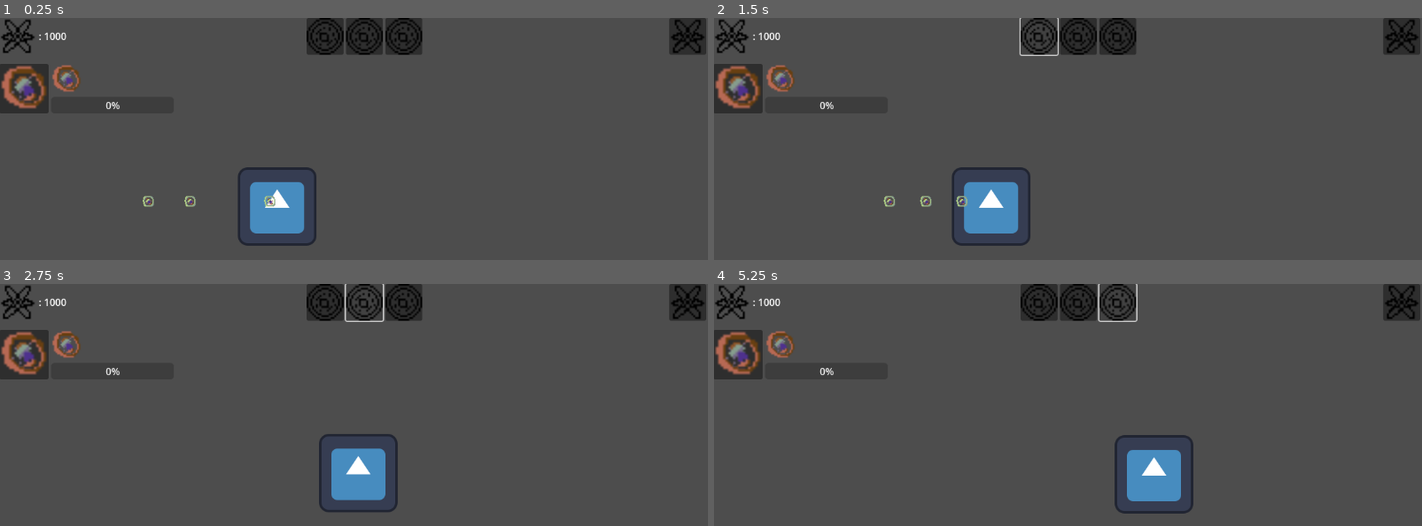
Above: before the commit, frames 1-4 (two rows, left to right).
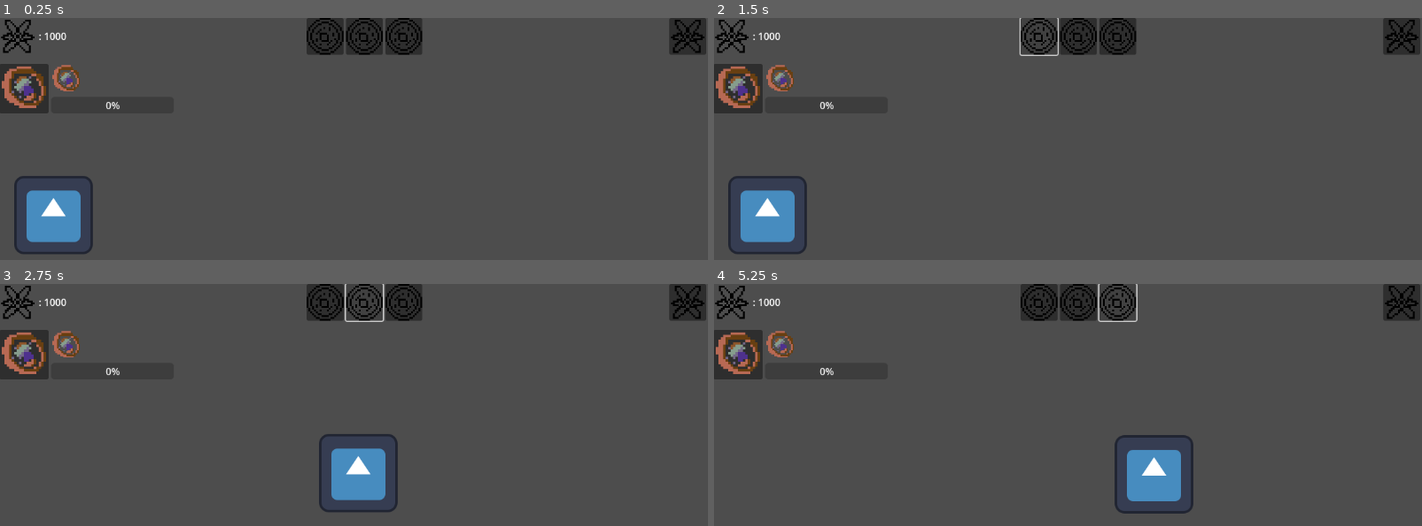
Above: after the commit, the same moments.

Repository: MSILycanthropy/age_of_spore
Game: Godot game, scene res://scenes/base.tscn
The game is run twice, just before and just after one commit, with the same random seed, the same clock (stepped at 60 frames per second) and the same inputs. The engine's default icon, where the game draws it, is replaced by a stand-in: a white triangle on a blue panel in a dark square.
Inputs (mouse positions are in pixels of both pictures, inside the frame that each line leads up to):
- Up to frame 1 (0.25 s): no input
- Up to frame 2 (1.5 s): click (1400, 37) at 0.5 s; click (1039, 37) at 1.25 s
- Up to frame 3 (2.75 s): click (361, 303) at 2 s
- Up to frame 4 (5.25 s): click (1117, 303) at 2.75 s; click (1039, 303) at 3.5 s; click (1075, 303) at 4.25 s; click (1117, 303) at 5 s

The runs differ from the first frame. In frame 1, 4.6% of the frame differs, in the area x 0-58%, y 0-98%; in frame 2, 4.7%; in frame 3, 0.3%; in frame 4, 0.4%.

Commit message:
Added  bus
Created signal bus for global signals, removed unit scene, and set up the menu button do do *something*

Diff:
--- a/project.godot
+++ b/project.godot
@@ -15,6 +15,10 @@
 config/features=PackedStringArray("4.3", "Forward Plus")
 config/icon="res://icon.svg"
 
+[autoload]
+
+SignalBus="*res://scripts/signal_bus.gd"
+
 [input]
 
 zoom_in={
@@ -29,3 +33,7 @@
 , Object(InputEventJoypadButton,"resource_local_to_scene":false,"resource_name":"","device":-1,"button_index":12,"pressure":0.0,"pressed":true,"script":null)
 ]
 }
+
+[rendering]
+
+textures/canvas_textures/default_texture_filter=0
--- a/scenes/base.tscn
+++ b/scenes/base.tscn
@@ -1,10 +1,11 @@
-[gd_scene load_steps=6 format=3 uid="uid://qu1b5c5cm0bl"]
+[gd_scene load_steps=7 format=3 uid="uid://qu1b5c5cm0bl"]
 
 [ext_resource type="Texture2D" uid="uid://b3yxv5uffusly" path="res://icon.svg" id="1_lchni"]
 [ext_resource type="Script" path="res://scripts/game_manager.gd" id="1_m85jm"]
 [ext_resource type="PackedScene" uid="uid://cqiyktylirss2" path="res://scenes/stageUi.tscn" id="3_mj5ff"]
-[ext_resource type="PackedScene" path="res://scenes/soldier.tscn" id="3_wcsnk"]
+[ext_resource type="PackedScene" uid="uid://igodleuf1hyi" path="res://scenes/soldier.tscn" id="3_wcsnk"]
 [ext_resource type="PackedScene" uid="uid://b2ox8nbqsb536" path="res://scenes/baseUi.tscn" id="4_w0pqh"]
+[ext_resource type="PackedScene" uid="uid://cnaw1n6f6g8p3" path="res://scenes/nexus.tscn" id="5_tuqj6"]
 
 [node name="Base" type="Node2D" node_paths=PackedStringArray("cell_stage", "human_stage", "space_stage")]
 script = ExtResource("1_m85jm")
@@ -19,24 +20,9 @@
 
 [node name="CellStage" type="Node2D" parent="."]
 
-[node name="Sprite2D" type="Sprite2D" parent="CellStage"]
-position = Vector2(451, 308)
-texture = ExtResource("1_lchni")
-
 [node name="CellStageUI" parent="CellStage" instance=ExtResource("3_mj5ff")]
 
-[node name="soldier" parent="CellStage" instance=ExtResource("3_wcsnk")]
-position = Vector2(300, 300)
-id = 1
-
-[node name="soldier2" parent="CellStage" instance=ExtResource("3_wcsnk")]
-position = Vector2(448, 300)
-isEnemy = true
-id = 2
-
-[node name="soldier3" parent="CellStage" instance=ExtResource("3_wcsnk")]
-position = Vector2(232, 300)
-id = 3
+[node name="Nexus" parent="CellStage" instance=ExtResource("5_tuqj6")]
 
 [node name="HumanStage" type="Node2D" parent="."]
 
@@ -56,12 +42,7 @@
 
 [node name="SpaceStageUI" parent="SpaceStage" instance=ExtResource("3_mj5ff")]
 
-[node name="PlayerSoldierSpawnLocation" type="Marker2D" parent="."]
-position = Vector2(128, 320)
-
 [node name="EnemySpawnLocation" type="Marker2D" parent="."]
 position = Vector2(1024, 320)
 
 [connection signal="change_stage" from="BaseUI" to="." method="_on_base_ui_change_stage"]
-[connection signal="contact" from="CellStage/soldier" to="." method="_on_soldier_contact"]
-[connection signal="contact" from="CellStage/soldier2" to="." method="_on_soldier_contact"]
--- a/scenes/baseUi.tscn
+++ b/scenes/baseUi.tscn
@@ -87,3 +87,4 @@
 [connection signal="pressed" from="Stages/CellButton" to="." method="_on_cell_button_pressed"]
 [connection signal="pressed" from="Stages/HumanButton" to="." method="_on_human_button_pressed"]
 [connection signal="pressed" from="Stages/PlanetButton" to="." method="_on_planet_button_pressed"]
+[connection signal="pressed" from="MenuButton" to="." method="_on_menu_button_pressed"]
--- a/scenes/main.tscn
+++ b/scenes/main.tscn
@@ -1,11 +1,7 @@
-[gd_scene load_steps=3 format=3 uid="uid://b7mgr46jefaqa"]
+[gd_scene load_steps=2 format=3 uid="uid://b7mgr46jefaqa"]
 
 [ext_resource type="PackedScene" uid="uid://qu1b5c5cm0bl" path="res://scenes/base.tscn" id="1_4devy"]
-[ext_resource type="PackedScene" uid="uid://bxhmg0w7ym4ds" path="res://scenes/unit.tscn" id="2_bwm6p"]
 
 [node name="Main" type="Node"]
 
 [node name="Base" parent="." instance=ExtResource("1_4devy")]
-
-[node name="Unit" parent="." instance=ExtResource("2_bwm6p")]
-position = Vector2(100, 100)
--- /dev/null
+++ b/scenes/nexus.tscn
@@ -0,0 +1,14 @@
+[gd_scene load_steps=3 format=3 uid="uid://cnaw1n6f6g8p3"]
+
+[ext_resource type="Script" path="res://scripts/nexus.gd" id="1_jilt7"]
+[ext_resource type="Texture2D" uid="uid://b3yxv5uffusly" path="res://icon.svg" id="2_tq0j3"]
+
+[node name="Nexus" type="Node2D"]
+position = Vector2(87, 322)
+script = ExtResource("1_jilt7")
+
+[node name="Sprite2D" type="Sprite2D" parent="."]
+texture = ExtResource("2_tq0j3")
+
+[node name="PlayerSoldierSpawnLocation" type="Marker2D" parent="."]
+position = Vector2(100.795, 0)
--- a/scenes/unit.tscn
+++ /dev/null
@@ -1,10 +0,0 @@
-[gd_scene load_steps=2 format=3 uid="uid://bxhmg0w7ym4ds"]
-
-[ext_resource type="Script" path="res://scripts/unit.gd" id="1_355l0"]
-
-[node name="Unit" type="RigidBody2D"]
-position = Vector2(642, 347)
-collision_mask = 0
-gravity_scale = 0.0
-script = ExtResource("1_355l0")
-metadata/_edit_group_ = true
--- a/scripts/base_ui.gd
+++ b/scripts/base_ui.gd
@@ -15,3 +15,8 @@
 
 func _on_planet_button_pressed() -> void:
 	emit_signal("change_stage", "planet")
+
+
+
+func _on_menu_button_pressed() -> void:
+	SignalBus.emit_signal("spawn_guy")
--- /dev/null
+++ b/scripts/nexus.gd
@@ -0,0 +1,7 @@
+extends Node2D
+
+func _init():
+	SignalBus.connect("spawn_guy", _on_menu_button_pressed)
+
+func _on_menu_button_pressed():
+	print("SPAWN GUY")
--- /dev/null
+++ b/scripts/signal_bus.gd
@@ -0,0 +1,3 @@
+extends Node
+
+signal spawn_guy()
